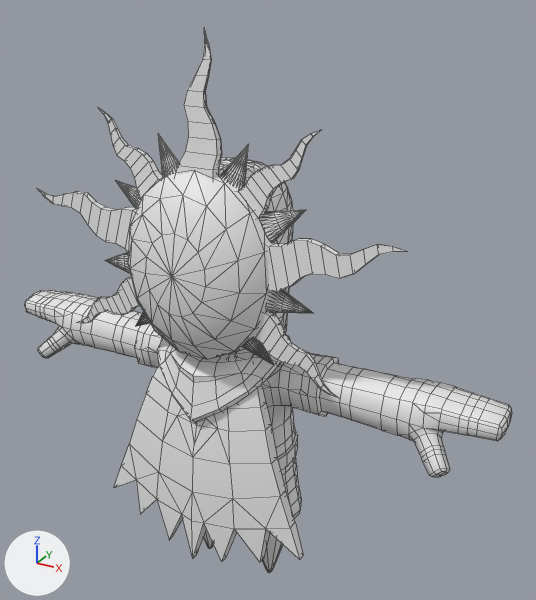
What one commit did to the FBX model Assets/Game/Models/Solaris_Low_noCloak.fbx.
The view is the same before and after, from a camera (50 mm lens) standing at (0.959, -1.541, 1.706) and looking at (0.079, 0.06, 0.906). Every picture has the same lights, and +X, +Y and +Z are marked at lower left. Mesh edges are drawn as thin lines. Where no turn or scale is listed for an object, it has been applied to the vertices.

The first picture shows 'Body05', 'Cloak004', 'Cone004', 'Cylinder001', 'Pyramid001', 'Pyramid002', 'Pyramid003', 'Pyramid005', 'Pyramid006', 'Pyramid007', 'Pyramid008', 'Sphere001'.
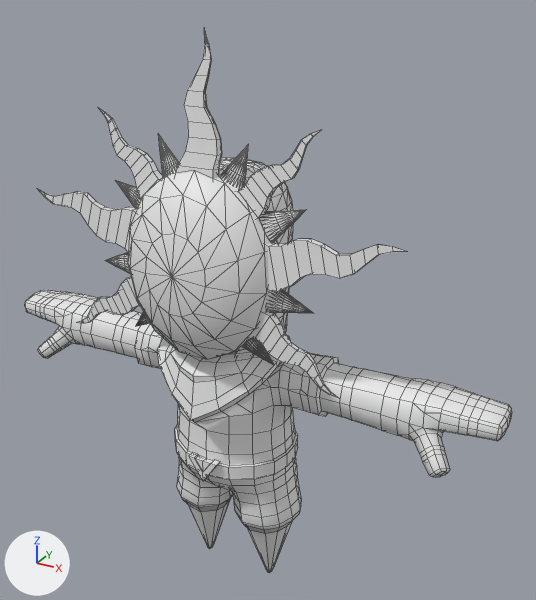
Changed parts and their boxes (x1, y1, x2, y2) in the pictures (536 x 600 px):
'Cloak004', deleted: before (114, 365, 303, 562)
'Cone004', reshaped: (260, 209, 307, 243) in both

The change in detail:
Object 'Cone004' (ob_cone004) now shows me_mesh_014 instead of me_mesh_015.
Object 'Cloak004' (ob_cloak004) is deleted.
